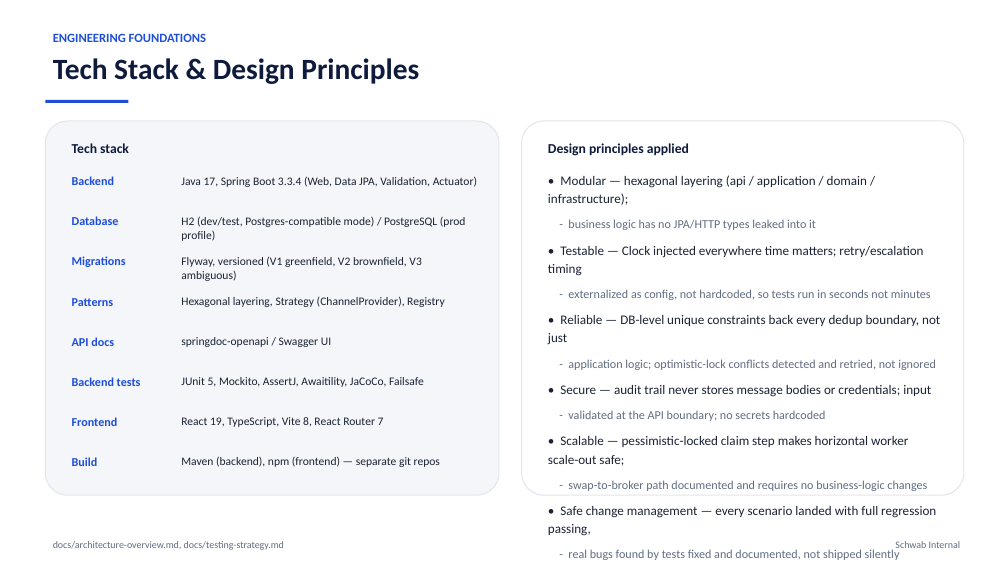
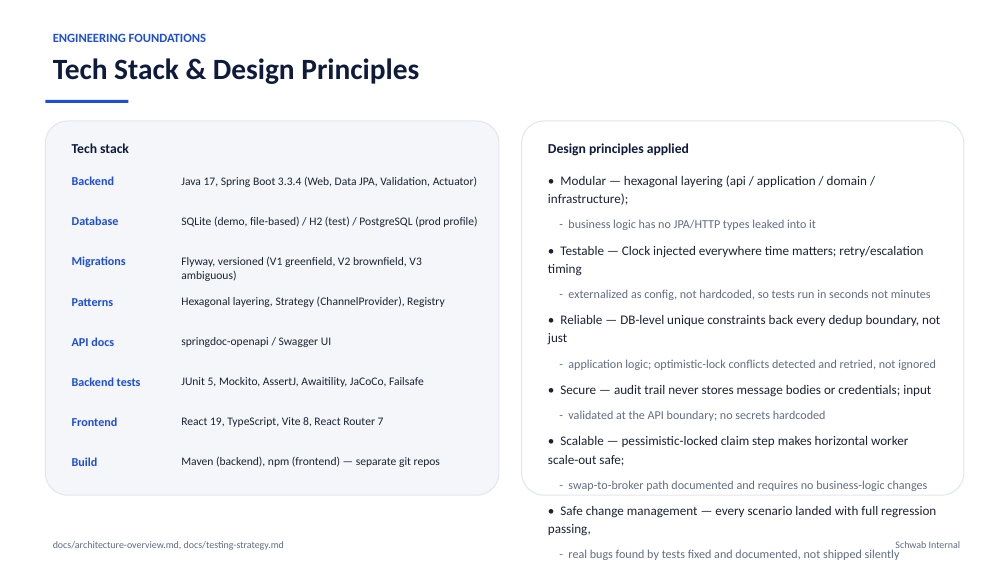
Before and after one commit to murugesapandian/Notification-Management-Service, a slide deck: slide 4 of docs/Notification-Management-Service-Overview.pptx. Drawn at 1008x567 pixels with LibreOffice and Linux fonts; fonts in the diff are those of the drawing. Boxes give left, top, right and bottom in pixels: in the first picture for what was removed or moved away, otherwise in the second. Text is boxed around its words. In the diff, an @@ line names an element or a change of style, - is before the commit and + after.

Commit message:
Switch demo/dev database from in-memory H2 to file-based SQLite
The prior default (H2, in-memory) lost all data on every restart, which made
manual demoing awkward. Default profile now runs on SQLite (backend/data/nms.db)
so submitted notifications, delivery attempts, and audit history survive a
restart and can be inspected directly with any SQLite browser or the sqlite3
CLI — with the Postgres profile untouched as the production path for later.

- Added org.xerial:sqlite-jdbc + hibernate-community-dialects (SQLiteDialect)
- spring.jpa.hibernate.ddl-auto=none for this profile only: SQLite's dynamic
  column typing makes Hibernate's schema validator false-positive against a
  schema Flyway built correctly; validate stays strict on the H2 test profile
  and the Postgres prod profile
- foreign_keys=on on the JDBC URL — SQLite disables FK/CASCADE enforcement
  per-connection by default, unlike H2/Postgres
- No changes needed to the Flyway migrations, JPA entities, or the pessimistic-
  lock claim query — SQLite's own whole-file write locking still prevents the
  double-processing race that query is designed to close, just via coarser
  locking than Postgres row locks (documented trade-off, not a gap)

Verified: boots cleanly, full submit -> retry -> DELIVERED flow, idempotent
duplicate handling, and — the actual point of this change — data confirmed
present after a full app restart. Test profile (H2) is completely untouched:
all 76 tests still green, JaCoCo gate still passes.

Docs updated: architecture-overview.md (new §2a documenting the three-database
setup and trade-offs), EXECUTION_GUIDE.md, testing-strategy.md, and the PPTX
tech-stack slide.

```diff
--- a/docs/Notification-Management-Service-Overview.pptx
+++ b/docs/Notification-Management-Service-Overview.pptx
@@ text at (x1=181, y1=216, x2=477, y2=227): text changed @@
-H2 (dev/test, Postgres-compatible mode) / PostgreSQL (prod profile)
+SQLite (demo, file-based) / H2 (test) / PostgreSQL (prod profile)
```
Also in this commit, not shown: 8 other files.
